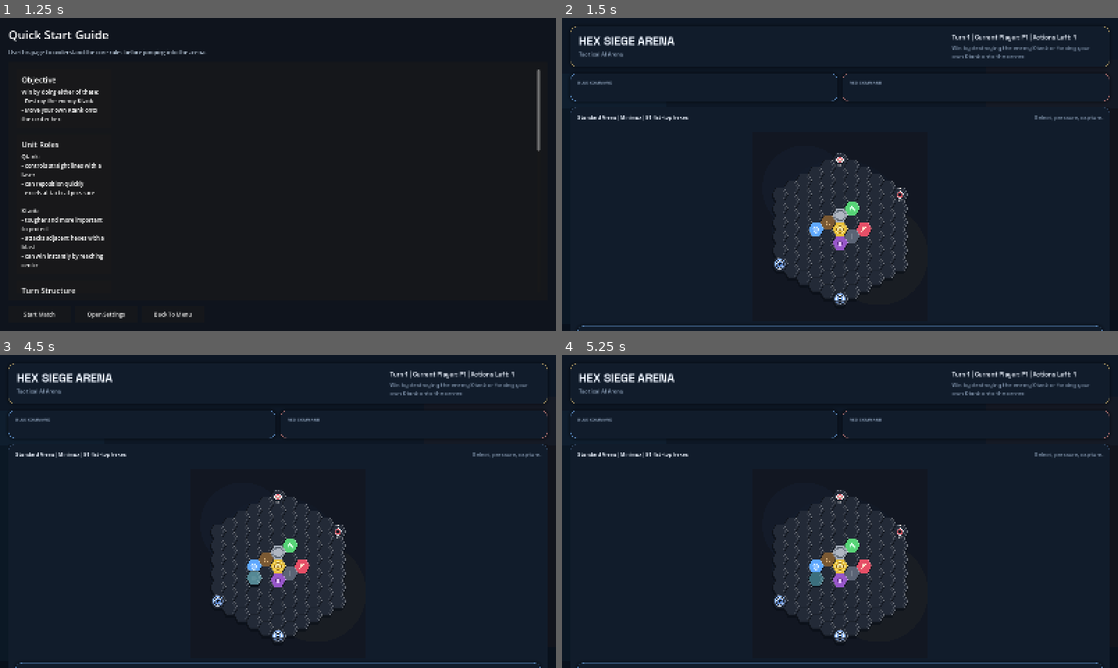
Above: before the commit, frames 1-4 (two rows, left to right).
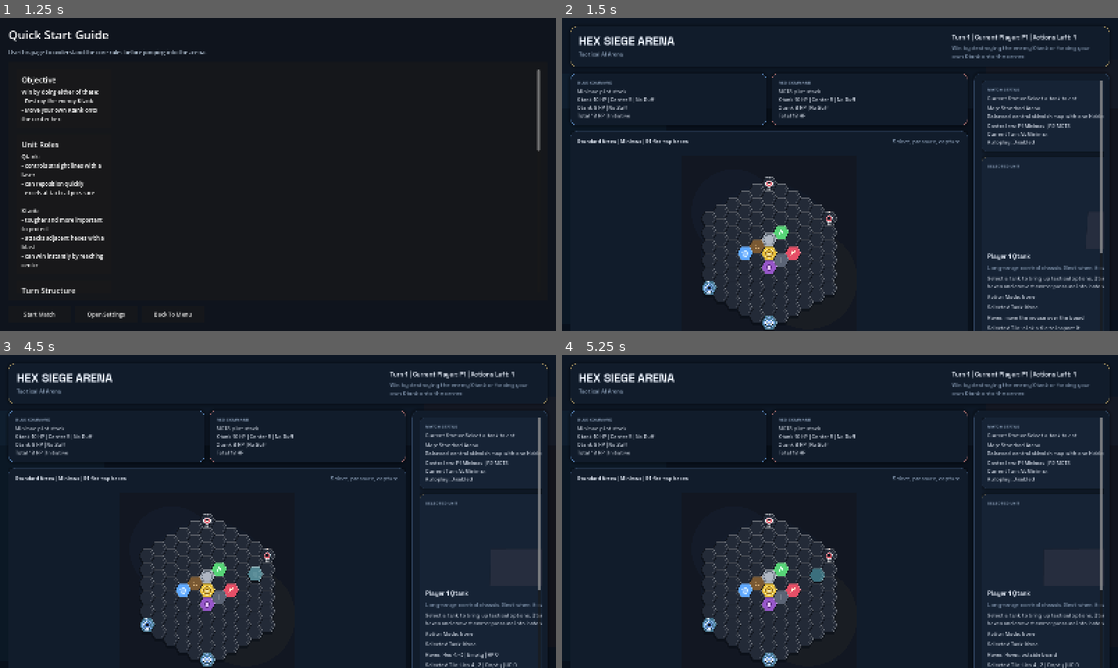
Above: after the commit, the same moments.

Repository: Arvi-Saleque/Hex-Siege-Arena
Game: Godot game, scene res://scenes/boot/boot.tscn
Same seed, same stepped clock (60 frames per second), same inputs: the game is played once before the commit and once after it. Sound files missing from this copy of the repository are replaced by a short silence.
Inputs (mouse positions are in pixels of both pictures, inside the frame that each line leads up to):
- Up to frame 1 (1.25 s): click "Quick Start Guide" at 0.5 s
- Up to frame 2 (1.5 s): click "Start Match" at 1.25 s
- Up to frame 3 (4.5 s): tap A every 0.75 s from 2 to 4.25 s; move the mouse to (400, 495) at 2.02 s; click (400, 495) at 2.17 s; move the mouse to (166, 527) at 2.77 s; click (166, 527) at 2.92 s; move the mouse to (333, 442) at 3.52 s; click (333, 442) at 3.67 s; move the mouse to (250, 574) at 4.27 s; click (250, 574) at 4.42 s
- Up to frame 4 (5.25 s): tap Enter at 5 s; move the mouse to (1006, 558) at 5.02 s; click (1006, 558) at 5.17 s

Frame 1 is identical in both runs. In frame 2, 7.6% of the frame differs, in the area x 1-99%, y 17-100%; in frame 3, 7.6%; in frame 4, 7.6%.
Error before the commit: Parse Error: Cannot find member "USAGE_3D" in base "Viewport". (res://scripts/ui/tank_model_view.gd:59)

Commit message:
fix: remove unsupported viewport usage assignment

Diff:
--- a/scripts/ui/tank_model_view.gd
+++ b/scripts/ui/tank_model_view.gd
@@ -56,7 +56,6 @@
 func _build_viewport() -> void:
 	_viewport = SubViewport.new()
 	_viewport.disable_3d = false
-	_viewport.usage = Viewport.USAGE_3D
 	_viewport.transparent_bg = true
 	_viewport.render_target_update_mode = SubViewport.UPDATE_ALWAYS
 	_viewport.msaa_3d = Viewport.MSAA_4X
Not shown, changed: update.md
